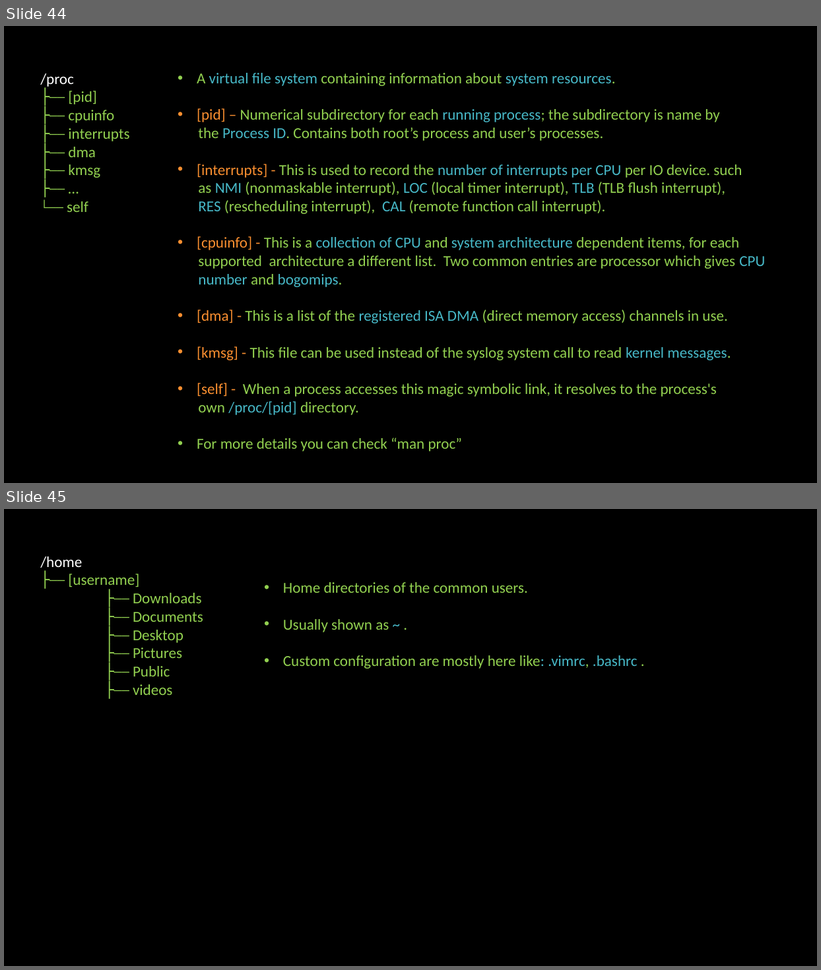
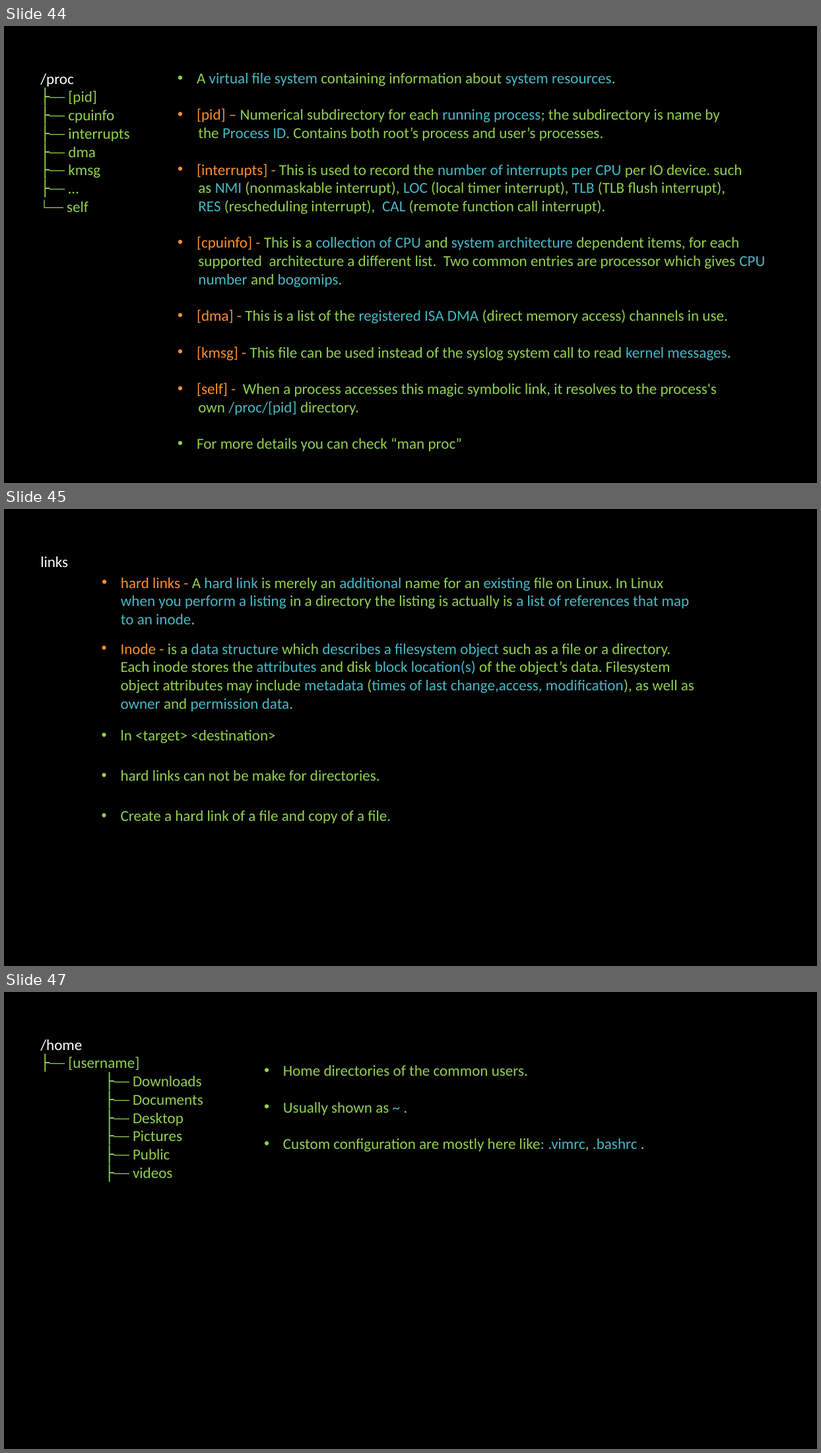
Before and after one commit to linuxfestival/introduction-to-linux-resources, a slide deck: PowerPoint/amirkabir_linux_festival.pptx. Shown one above the other, each under a label of ours: slides 44 and 45 before the commit, slides 44, 45 and 47 after it; the slides between them are not shown. The pictures are 821x970 and 821x1453 pixels, drawn with LibreOffice and Linux fonts; fonts in the diff are those of the drawing. Boxes give left, top, right and bottom in pixels: in the first picture for what was removed or moved away, otherwise in the second. Text is boxed around its words. In the diff, an @@ line names an element or a change of style, - is before the commit and + after.

Commit message:
Links added

```diff
--- a/PowerPoint/amirkabir_linux_festival.pptx
+++ b/PowerPoint/amirkabir_linux_festival.pptx
@@ slide 45 added at (4,509,817,966), background #000000 @@
@@ text added at (40,557,68,567), 18 pt, text #FFFFFF @@
+links
@@ text added at (121,578,690,625), 18 pt, text #47B8C7 @@
+• hard links - A hard link is merely an additional name for an existing file on Linux. In Linux when you perform a listing in a directory the listing is actually is a list of references that map to an inode.
@@ text added at (121,644,694,712), 18 pt, text #47B8C7 @@
+• Inode - is a data structure which describes a filesystem object such as a file or a directory. Each inode stores the attributes and disk block location(s) of the object’s data. Filesystem object attributes may include metadata (times of last change,access, modification), as well as owner and permission data.
@@ text added at (121,730,275,743), 18 pt, text #92D050 @@
+• ln <target> <destination>
@@ text added at (121,770,380,781), 18 pt, text #92D050 @@
+• hard links can not be make for directories.
@@ text added at (121,811,391,824), 18 pt, text #92D050 @@
+• Create a hard link of a file and copy of a file.
@@ what was slide 45 is now slide 47 @@
```
Also in this commit, not shown: 1 other slide added, 1 slide removed.
